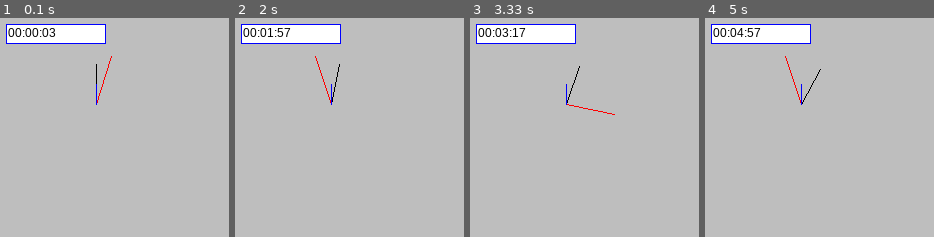
Above: before the commit, frames 1-4 (left to right).
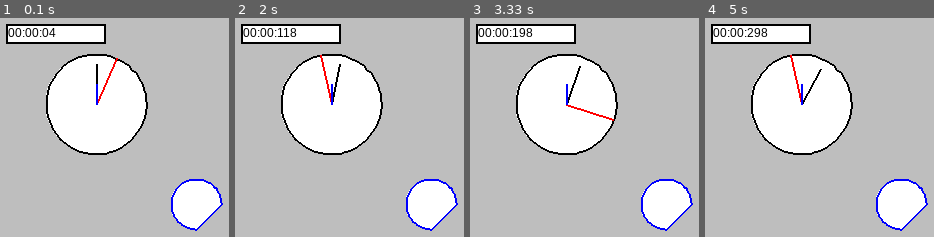
Above: after the commit, the same moments.

Repository: oultetman/likeprocessing
Game: pygame game, started from main.py
The game is run twice, just before and just after one commit, with the same random seed, the same clock (stepped at 60 frames per second) and the same inputs.
Inputs:
- Up to frame 1 (0.1 s): no input
- Up to frame 2 (2 s): hold Right 0.33-0.8 s
- Up to frame 3 (3.33 s): no input
- Up to frame 4 (5 s): no input

The runs differ from the first frame. In frame 1, 21% of the frame differs, in the area x 2-98%, y 2-98%; in frame 2, 21%; in frame 3, 21%; in frame 4, 21%.

Commit message:
réécriture des fonctions arc ellipses et circle. Translation influe sur rotation. supression des bugs clavier

Diff:
--- a/likeprocessing/affichage.py
+++ b/likeprocessing/affichage.py
@@ -20,19 +20,28 @@
 
 def noFill():
     """supprime la couleur de fond d'une figure (rect, square, ellipse ... """
-    processing.__border_width = 1
+    processing.__border_width = processing.__last_border_width
     processing.__no_fill = True
 
 
-def stroke(couleur: any):
+def stroke(couleur: any=None):
     """initialise la couleur du bord des figures"""
+    if couleur is None:
+        return processing.__border_color
     c = rgb_color(couleur)
+    processing.__border_width = processing.__last_border_width
     if c is not None:
         processing.__border_color = c
 
 
+def strokWeight(epaisseur:int):
+    processing.__border_width = epaisseur
+    processing.__last_border_width = processing.__border_width
+
+
 def noStroke():
     """supprime le bord des figures"""
+    processing.__last_border_width = processing.__border_width
     processing.__border_width = 0
 
 
@@ -117,22 +126,10 @@
     return None
 
 
-def translate(x: int, y: int):
-    processing.__dx += x
-    processing.__dy += y
 
 
-def get_axis():
-    return processing.__axis
 
 
-def get_rotation():
-    return processing.__rotation
-
-
-def rotate(angle: float, axis=(0, 0)):
-    processing.__rotation = angle * angleMode()
-    processing.__axis = axis
 
 
 def reset():
@@ -140,20 +137,3 @@
     processing.__dy = 0
     processing.__rotation = 0
     processing.__axis = None
-
-
-def rotation(points: list) -> list:
-    pr = []
-    if get_rotation() == 0:
-        return points
-    else:
-        a = complex(*get_axis())
-        angle = get_rotation()
-        for pt in points:
-            p = complex(*pt)
-            p -= a
-            r = complex(math.cos(angle), -math.sin(angle))
-            p *= r
-            p += a
-            pr.append([p.real, p.imag])
-        return pr
--- a/likeprocessing/formes.py
+++ b/likeprocessing/formes.py
@@ -86,6 +86,7 @@
               [x + processing.__dx + largeur, y + processing.__dy + hauteur],
               [x + processing.__dx, y + processing.__dy + hauteur]]
     points = processing.rotation(points)
+
     if image is None:
         if processing.__no_fill is False:
             pygame.draw.polygon(processing.screen, processing.__fill_color, points)
@@ -104,11 +105,11 @@
             dy = max(0, hauteur - image.get_height())
         r = processing.get_rotation() * 180 / math.pi
         img = pygame.transform.rotate(image, r)
-        x += image.get_width()/2
-        y += image.get_height()/2
+        x += image.get_width() / 2
+        y += image.get_height() / 2
         x, y = processing.rotation([[x + dx + processing.__dx, y + dy + processing.__dy]])[0]
         processing.screen.blit(img,
-                               (x-img.get_width()/2, y-img.get_height()/2),
+                               (x - img.get_width() / 2, y - img.get_height() / 2),
                                (0, 0, img.get_width(), img.get_height()))
     if processing.__border_width > 0:
         pygame.draw.polygon(processing.screen, processing.__border_color,
@@ -130,7 +131,7 @@
     """Trace un segment reliant les deux points de coordonnées (x1, y1) et (x2, y2)."""
     points = [(x1 + processing.__dx, y1 + processing.__dy), (x2 + processing.__dx, y2 + processing.__dy)]
     points = processing.rotation(points)
-    pygame.draw.line(processing.screen, processing.__border_color,*points, processing.__border_width)
+    pygame.draw.line(processing.screen, processing.__border_color, *points, processing.__border_width)
 
 
 def ellipseMode(corners_center: str):
@@ -145,32 +146,33 @@
     """Trace une ellipse dont le centre a pour coordonnées (x, y) et dont la largeur
     et la hauteur prennent les valeurs fixées."""
 
-    if processing.__ellipse_center_mode:
-        x -= largeur / 2
-        y -= hauteur / 2
-    if processing.__no_fill == False:
-        pygame.draw.ellipse(processing.screen, processing.__fill_color,
-                            (x + processing.__dx, y + processing.__dy, largeur, hauteur),
-                            0)
-    if processing.__border_width > 0:
-        pygame.draw.ellipse(processing.screen, processing.__border_color,
-                            (x + processing.__dx, y + processing.__dy, largeur, hauteur),
-                            processing.__border_width)
-
+    # if processing.__ellipse_center_mode:
+    #     x -= largeur / 2
+    #     y -= hauteur / 2
+    # if processing.__no_fill == False:
+    #     pygame.draw.ellipse(processing.screen, processing.__fill_color,
+    #                         (x + processing.__dx, y + processing.__dy, largeur, hauteur),
+    #                         0)
+    # if processing.__border_width > 0:
+    #     pygame.draw.ellipse(processing.screen, processing.__border_color,
+    #                         (x + processing.__dx, y + processing.__dy, largeur, hauteur),
+    #                         processing.__border_width)
+    arc(x, y, largeur, hauteur, pie=False)
 
 def circle(x: int, y: int, diametre: int):
     """Trace un cercle dont le centre a pour coordonnées (x, y) et dont le diamètre prend la valeur fixée.
     Idem ellipse((x, y, diametre, diametre)"""
-    ellipse(x, y, diametre, diametre)
+    #ellipse(x, y, diametre, diametre)
+    arc(x,y,diametre,diametre,pie=False)
 
 
 def triangle(x1: int, y1: int, x2: int, y2: int, x3: int, y3: int):
     """Trace un triangle dont les trois sommets ont pour coordonnées (x1, y1), (x2, y2), et (x3, y3)."""
     points = [(x1 + processing.__dx, y1 + processing.__dy), (x2 + processing.__dx, y2 + processing.__dy)
-                                , (x3 + processing.__dx, y3 + processing.__dy)]
+        , (x3 + processing.__dx, y3 + processing.__dy)]
     points = processing.rotation(points)
     if processing.__no_fill is True:
-        pygame.draw.polygon(processing.screen, processing.__border_color,points
+        pygame.draw.polygon(processing.screen, processing.__border_color, points
                             , width=processing.__border_width)
     else:
         pygame.draw.polygon(processing.screen, processing.__fill_color,
@@ -183,8 +185,8 @@
 def quad(x1: int, y1: int, x2: int, y2: int, x3: int, y3: int, x4: int, y4: int):
     """Trace un quadrilatère dont les quatre sommets ont pour coordonnées (x1, y1), (x2, y2), (x3, y3) et (x4, y4)."""
     points = [(x1 + processing.__dx, y1 + processing.__dy), (x2 + processing.__dx, y2 + processing.__dy)
-                                , (x3 + processing.__dx, y3 + processing.__dy),
-                             (x4 + processing.__dx, y4 + processing.__dy)]
+        , (x3 + processing.__dx, y3 + processing.__dy),
+              (x4 + processing.__dx, y4 + processing.__dy)]
     points = processing.rotation(points)
     if processing.__no_fill is True:
         pygame.draw.polygon(processing.screen, processing.__border_color,
@@ -196,6 +198,19 @@
             pygame.draw.polygon(processing.screen, processing.__border_color,
                                 points, width=processing.__border_width)
 
+
+def polygone(points:list):
+    """Trace un polygone à partie d'une liste de points"""
+    points = processing.rotation(points)
+    if processing.__no_fill is True:
+        pygame.draw.polygon(processing.screen, processing.__border_color,
+                            points, width=processing.__border_width)
+    else:
+        pygame.draw.polygon(processing.screen, processing.__fill_color,
+                            points)
+        if processing.__border_width != 0:
+            pygame.draw.polygon(processing.screen, processing.__border_color,
+                                points, width=processing.__border_width)
 
 def not_filled_polygone(points: list) -> None:
     points.append(points[0])
@@ -234,15 +249,27 @@
             pygame.draw.polygon(processing.screen, processing.__border_color, points, width=processing.__border_width)
 
 
-def arc(x: int, y: int, largeur: int, hauteur: int, angleDebut: float, angleFin: float):
+def arc(x: int, y: int, largeur: int, hauteur: int, angleDebut: float=None, angleFin: float=None, **kwargs):
     """Créer une portion d'ellipse type part de tarte qui pourra être rempli entre les points repérés par
-    les angles angleDébut et angleFin (en radians). x et y sont les coordonnées du centre du cercle."""
+    les angles angleDébut et angleFin. x et y sont les coordonnées du centre du cercle."""
+    pie = kwargs.get("pie", True)
+    # recalcule de x et y si x,y centre de l'ellipse
     if not processing.__ellipse_center_mode:
         x += largeur / 2
         y += hauteur / 2
-    angleDebut *= trigo.angleMode()
-    angleFin *= trigo.angleMode()
-    points = [(x + processing.__dx, y + processing.__dy)]
+
+    # conversion des angle en radians
+    if angleDebut is None:
+        angleDebut = 0
+        angleFin = 2*processing.PI
+    else:
+        angleDebut = processing.radians(angleDebut)
+        angleFin = processing.radians(angleFin)
+    points = []
+
+    # calcul des points de l'arc
+    if pie:
+        points = [(x + processing.__dx, y + processing.__dy)]
     if angleDebut > angleFin:
         angleFin += 2 * math.pi
     angle = angleDebut
@@ -252,18 +279,55 @@
         angle += 0.1
     points.append((largeur * math.cos(angleFin) / 2 + processing.__dx + x,
                    -hauteur * math.sin(angleFin) / 2 + processing.__dy + y))
-    if processing.__no_fill is True:
-        k_line(points)
-    else:
-        pygame.draw.polygon(processing.screen, processing.__fill_color, points)
-        if processing.__border_width > 0:
-            pygame.draw.polygon(processing.screen, processing.__border_color, points, width=processing.__border_width)
-
-
-def circle_arc(x: int, y: int, rayon: int, angleDebut: float, angleFin: float):
+    # dessin de l'arc en fonction du paramétrage
+    # if processing.__no_fill is True and processing.__border_width > 0:
+    #     if pie:
+    #         pygame.draw.polygon(processing.screen, processing.__border_color, points, width=processing.__border_width)
+    #     else:
+    #         k_line(points)
+    # else:
+    #     pygame.draw.polygon(processing.screen, processing.__fill_color, points)
+    #     if processing.__border_width > 0:
+    #         pygame.draw.polygon(processing.screen, processing.__border_color, points, width=processing.__border_width)
+    polygone(points)
+
+def circle_arc(x: int, y: int, rayon: int, angleDebut: float, angleFin: float,**kwargs):
     """idem arc mais à partir d'un disque"""
-    arc(x, y, rayon, rayon, angleDebut, angleFin)
-
+    arc(x, y, rayon, rayon, angleDebut, angleFin,**kwargs)
+
+def arc_points(x: int, y: int, largeur: int, hauteur: int, angleDebut: float, angleFin: float,sens_trigo=True) -> list:
+    """retourne une liste des points du contour de l'ellipse entre les points repérés par
+    les angles angleDébut et angleFin (en radians). x et y sont les coordonnées du centre du cercle."""
+    # recalcule de x et y si x,y centre de l'ellipse
+    if not processing.__ellipse_center_mode:
+        x += largeur / 2
+        y += hauteur / 2
+
+    # conversion des angle en radians
+    angleDebut *= trigo.angleMode()
+    angleFin *= trigo.angleMode()
+    points = []
+
+    # calcul des points de l'arc
+    pas = 0.1
+    if angleDebut > angleFin and sens_trigo:
+        angleFin+=2*processing.PI
+    if not sens_trigo:
+        pas = -pas
+    angle = angleDebut
+    if pas > 0:
+        while angle < angleFin - pas:
+            points.append((largeur * math.cos(angle) / 2 + processing.__dx + x,
+                           -hauteur * math.sin(angle) / 2 + processing.__dy + y))
+            angle += pas
+    else:
+        while angle > angleFin - pas:
+            points.append((largeur * math.cos(angle) / 2 + processing.__dx + x,
+                           -hauteur * math.sin(angle) / 2 + processing.__dy + y))
+            angle += pas
+    points.append((largeur * math.cos(angleFin) / 2 + processing.__dx + x,
+                   -hauteur * math.sin(angleFin) / 2 + processing.__dy + y))
+    return points
 
 def dist(x1, y1, x2, y2):
     """retourne la distance entre deux points"""
--- a/likeprocessing/list_tools.py
+++ b/likeprocessing/list_tools.py
@@ -8,6 +8,7 @@
             l.append(one_d_liste[i+j])
         two_d_list.append(l)
     return two_d_list
+
 if __name__ == '__main__':
     l= [1,2,3,4,5,6,7,8,9,10,11,12]
     print(list_to_2d_list(l))
--- a/likeprocessing/processing.py
+++ b/likeprocessing/processing.py
@@ -19,6 +19,7 @@
 __background_color = (0, 0, 0)
 __background_image = None
 __border_width = 1
+__last_border_width = 1
 __fill_color = (255, 255, 255)
 __border_color = (0, 0, 0)
 __fps = 60
@@ -43,6 +44,8 @@
 __axis = None
 from random import randint
 from likeprocessing.affichage import *
+from likeprocessing.transformation import *
+from pygame.locals import *
 from likeprocessing.trigo import *
 from likeprocessing.formes import *
 from likeprocessing.tempos import Tempo
@@ -142,7 +145,7 @@
 
 def keys() -> list[bool]:
     """l'etat des touches du clavier"""
-    return list(pygame.key.get_pressed())
+    return pygame.key.get_pressed()
 
 
 def keyIsPressed() -> bool:
@@ -157,7 +160,7 @@
 
 def keyIsDown(code) -> bool:
     """retourne True si une touche(code) est pressée """
-    return processing.keys()[code] == 1
+    return pygame.key.get_pressed()[code] == True
 
 
 def frameCount():
--- /dev/null
+++ b/likeprocessing/transformation.py
@@ -0,0 +1,34 @@
+import likeprocessing.processing as processing
+from likeprocessing.trigo import *
+def translate(x: int, y: int):
+    processing.__dx += x
+    processing.__dy += y
+
+
+def get_axis():
+    return processing.__axis
+
+
+def get_rotation():
+    return processing.__rotation
+
+
+def rotate(angle: float, axis=(0, 0)):
+    processing.__rotation = angle * angleMode()
+    processing.__axis = axis
+
+def rotation(points: list) -> list:
+    pr = []
+    if get_rotation() == 0:
+        return points
+    else:
+        a = complex(*get_axis()) + complex(processing.__dx,processing.__dy)
+        angle = get_rotation()
+        for pt in points:
+            p = complex(*pt)
+            p -= a
+            r = complex(math.cos(angle), -math.sin(angle))
+            p *= r
+            p += a
+            pr.append([p.real, p.imag])
+        return pr
--- a/main.py
+++ b/main.py
@@ -1,35 +1,40 @@
 from likeprocessing.processing import *
+
 time = 0
 s = 0
 m = 0
-h=0
+h = 0
+t = Tempo(10)
 
-t=Tempo(10)
+
 def setup():
     createCanvas(400, 400)
     background("grey")
     angleMode("deg")
-
+    ellipseMode("center")
+    strokWeight(2)
 
 
 def draw():
-    global time,s,m,h
-    axe = (100,100)
-    text(f"{int(h):02}:{int(m):02}:{s:02}",10,20,100,20)
-    rotate(-s*6,axe)
+    global time, s, m, h
+    stroke("black")
+    circle(100, 100, 100)
+    axe = (100, 100)
+    if t.fin():
+        s += 1
+    text(f"{int(h):02}:{int(m):02}:{s:02}", 10, 20, 100, 20)
+    rotate(-s * 6, axe)
     stroke("red")
-    line(100,100,100,50)
-    if t.fin():
-        time+=1
-        h=time/3600
-        m=(time/60)%60
-        s=time%60
-    rotate(-m*6,axe)
+    line(100, 100, 100, 50)
+    rotate(-s / 10, axe)
     stroke("black")
-    line(100,100,100,60)
-    rotate(-h*30,axe)
+    line(100, 100, 100, 60)
+    rotate(-s / 120, axe)
     stroke("blue")
-    line(100,100,100,80)
+    line(100, 100, 100, 80)
+    rotate(0)
+    fill("white")
+    circle_arc(200, 200, 50, 0, 270, pie=False)
 
 
 run(globals())
--- /dev/null
+++ b/pacman.py
@@ -0,0 +1,52 @@
+import pygame
+
+from likeprocessing.processing import *
+
+
+x = -200
+t = Tempo(500)
+angle = 0
+vitesse = 10
+sens = 1
+
+def setup():
+    createCanvas(400, 200)
+    background("grey")
+    ellipseMode("center")
+    rectMode("center")
+    angleMode("deg")
+
+def compute():
+    global x, angle,sens
+    if t.fin():
+        x += sens*vitesse
+    if keyIsPressed():
+        if keys()[K_UP]:
+            angle = 45
+        elif keyIsDown(K_DOWN):
+            angle = -45
+        elif keyIsDown(K_LEFT):
+            sens = -1
+        elif keyIsDown(K_RIGHT):
+            sens = 1
+    else:
+        angle = 0
+
+def draw():
+    line(200, 0, 200, 200)
+    line(0, 100, 400, 100)
+    translate(x, 0)
+    fill("yellow")
+    rotate(angle, (200, 100))
+    line(200, 100, 400, 100)
+    circle(200, 100, 50)
+    fill("white")
+    circle(200, 90, 15)
+    fill("black")
+    circle(202, 90, 5)
+    arc(200, 100, 50, 50, 350, 370)
+    rect(300, 100, 50, 26)
+
+
+
+run(globals())
--- a/pyproject.toml
+++ b/pyproject.toml
@@ -1,13 +1,12 @@
 [tool.poetry]
 name = "likeprocessing"
-version = "0.1.1"
+version = "0.1.4.01"
 description = "Like processing library with pygame"
 authors = ["Pierre Lemaitre <oultetman@sfr.fr>"]
 
 [tool.poetry.dependencies]
-python = "^3.10"
+python = "^3.9"
 pygame = "^2.1.2"
-multipledispatch = "^0.6.0"
 
 [tool.poetry.dev-dependencies]
 
Not shown, changed: poetry.lock
